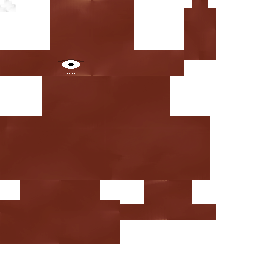
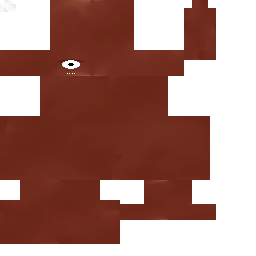
Before/after of a (256, 256) layered artwork. What changed in the layer stack:
painted on "Body" over [40, 76, 170, 116]
